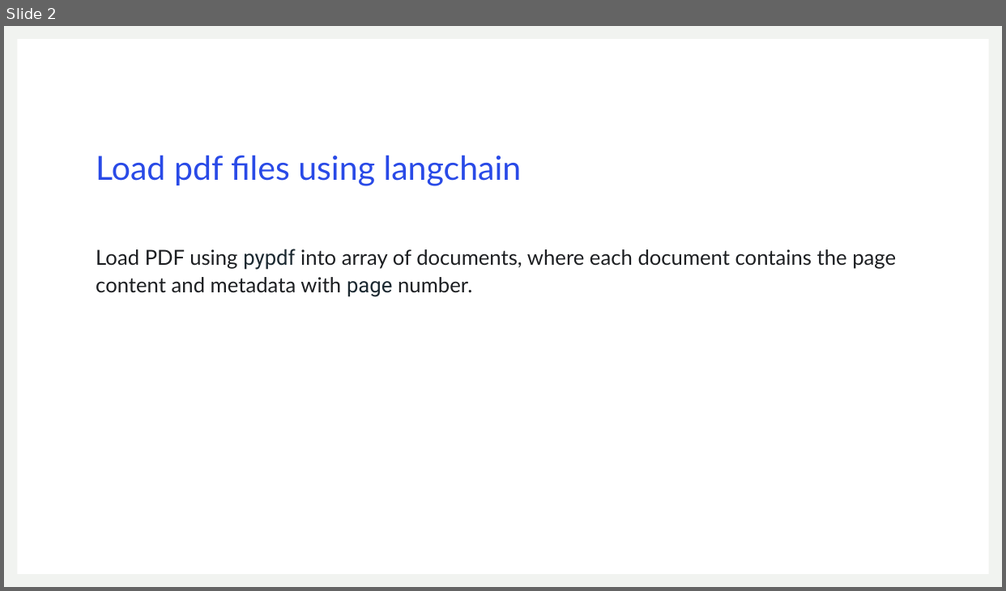
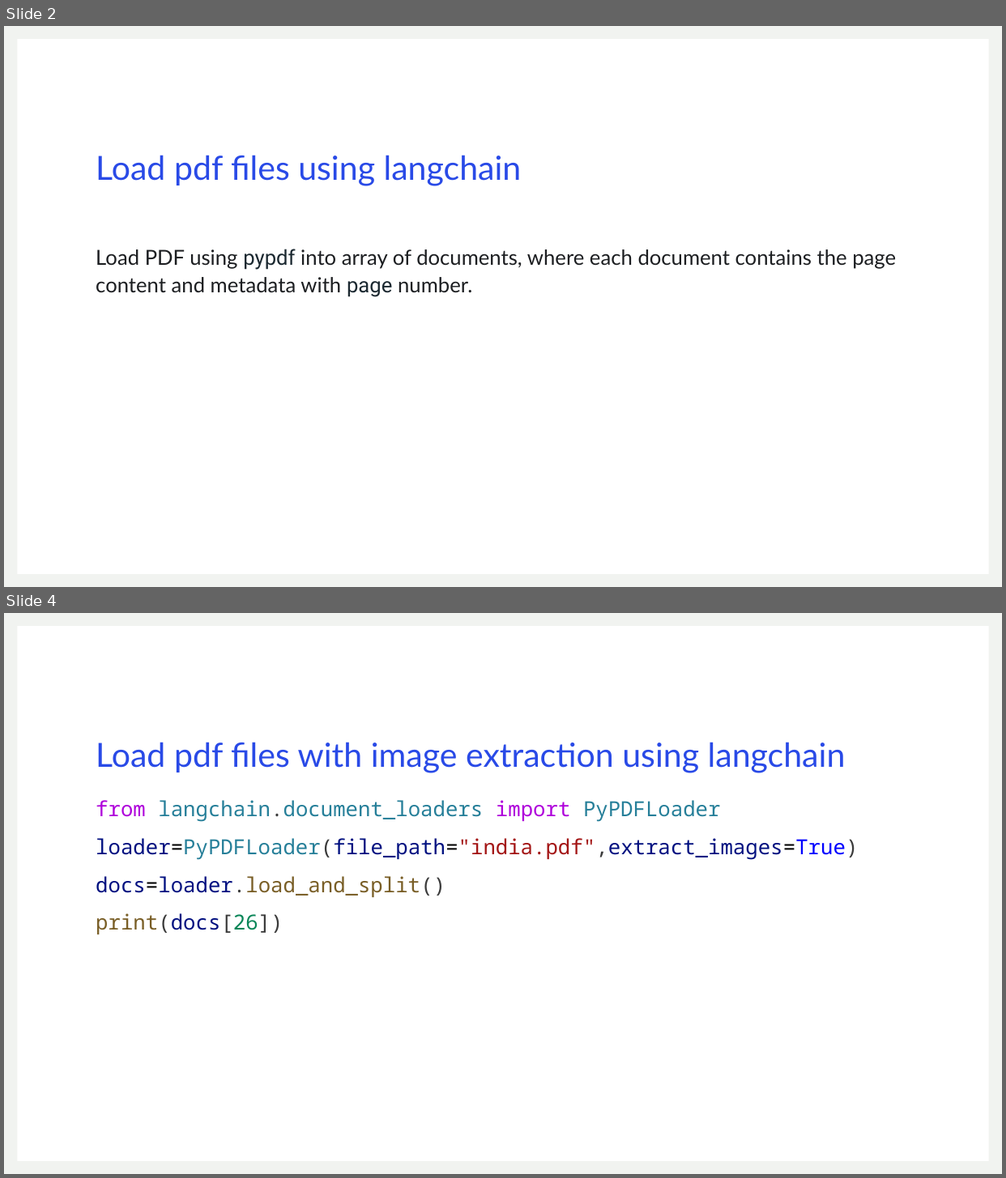
Before and after one commit to ronidas39/LLMtutorial, a slide deck: tutorial27/tutorial27.pptx. Shown one above the other, each under a label of ours: slide 2 before the commit, slides 2 and 4 after it; the slides between them are not shown. The pictures are 1006x591 and 1006x1178 pixels, drawn with LibreOffice and Linux fonts; fonts in the diff are those of the drawing. Boxes give left, top, right and bottom in pixels: in the first picture for what was removed or moved away, otherwise in the second. Text is boxed around its words. In the diff, an @@ line names an element or a change of style, - is before the commit and + after.

```diff
--- a/tutorial27/tutorial27.pptx
+++ b/tutorial27/tutorial27.pptx
@@ slide 4 added at (x1=4, y1=613, x2=1002, y2=1174), background #FFFFFF; not listed: 1 template element that a slide beside it also shows @@
@@ title added at (x1=96, y1=742, x2=846, y2=773), 32 pt, text #294AE7 @@
+Load pdf files with image extraction using langchain
@@ text added at (x1=96, y1=800, x2=858, y2=935), 20 pt, text #267F99 @@
+from langchain.document_loaders import PyPDFLoader
+loader=PyPDFLoader(file_path="india.pdf",extract_images=True)
+docs=loader.load_and_split()
+print(docs[26])
```
Also in this commit, not shown: 2 slides changed, 2 other files.
